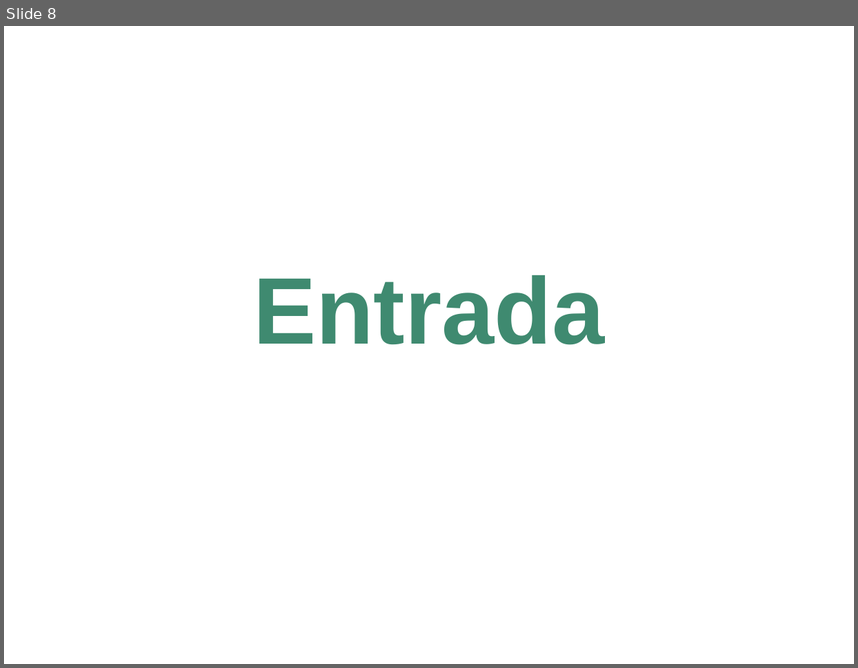
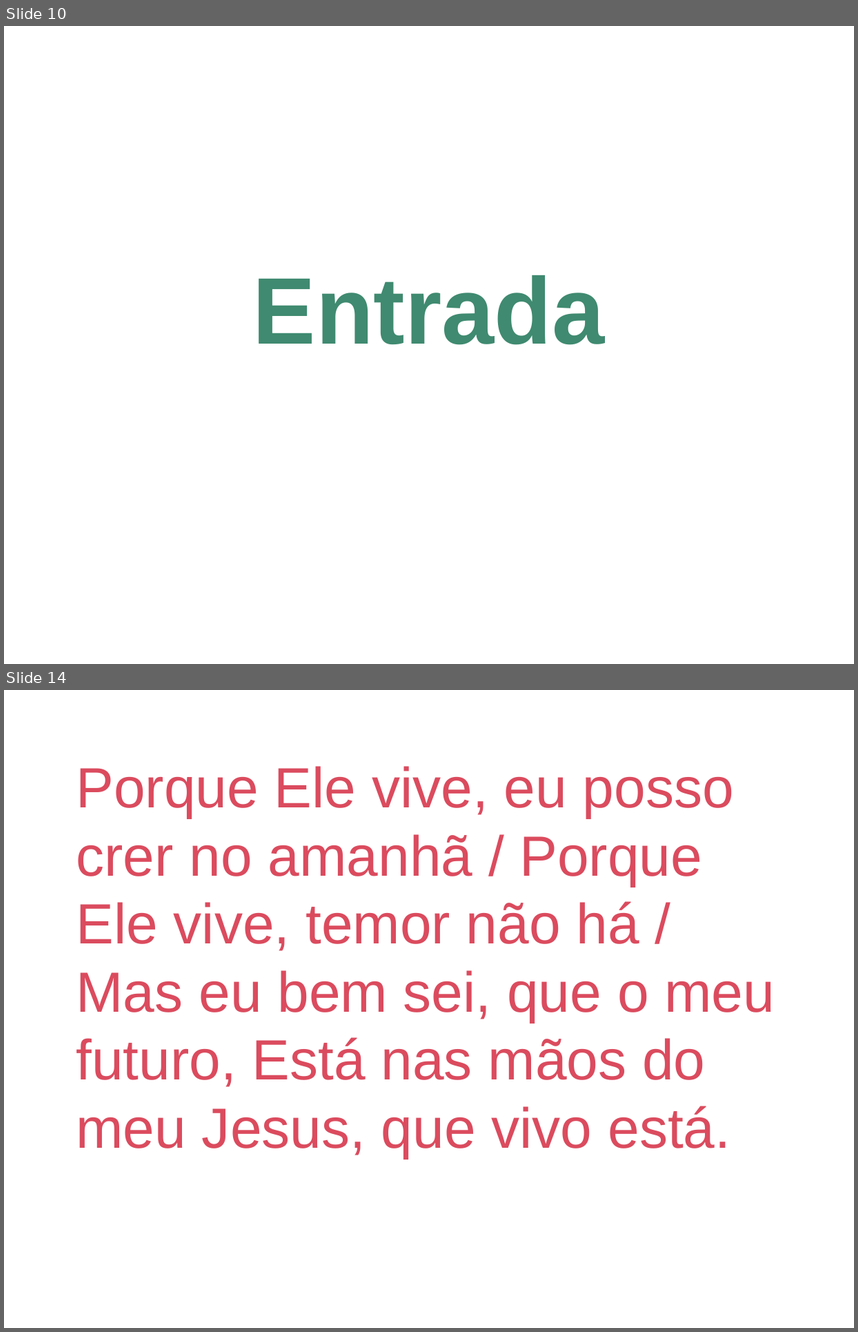
Before and after one commit to inmjava/MissaGenerator, a slide deck: cantos-ppt.ppt. Shown one above the other, each under a label of ours: slide 8 before the commit, slides 10 and 14 after it; the slides between them are not shown. The pictures are 858x668 and 858x1332 pixels, drawn with LibreOffice and Linux fonts; fonts in the diff are those of the drawing. Boxes give left, top, right and bottom in pixels: in the first picture for what was removed or moved away, otherwise in the second. Text is boxed around its words. In the diff, an @@ line names an element or a change of style, - is before the commit and + after.

```diff
--- a/cantos-ppt.ppt
+++ b/cantos-ppt.ppt
@@ slide 14 added at [4, 690, 854, 1328], background #FFFFFF @@
@@ text added at [76, 766, 775, 1158], 48 pt, text #DB4B5E @@
+Porque Ele vive, eu posso crer no amanhã / Porque Ele vive, temor não há / Mas eu bem sei, que o meu futuro, Está nas mãos do meu Jesus, que vivo está.
@@ what was slide 8 is now slide 10 @@
```
Also in this commit, not shown: 42 other slides added, 46 slides removed, 7 other files.
